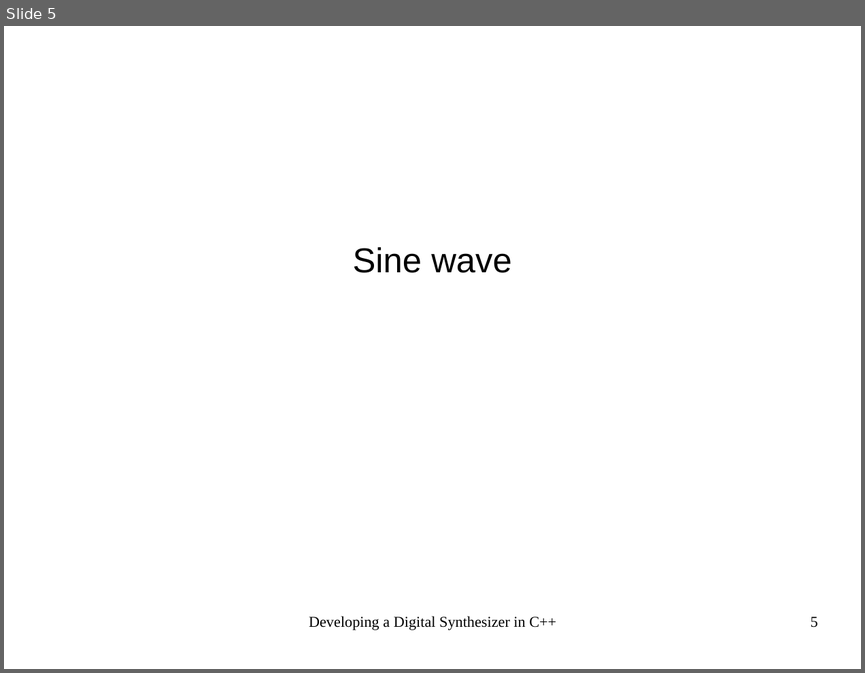
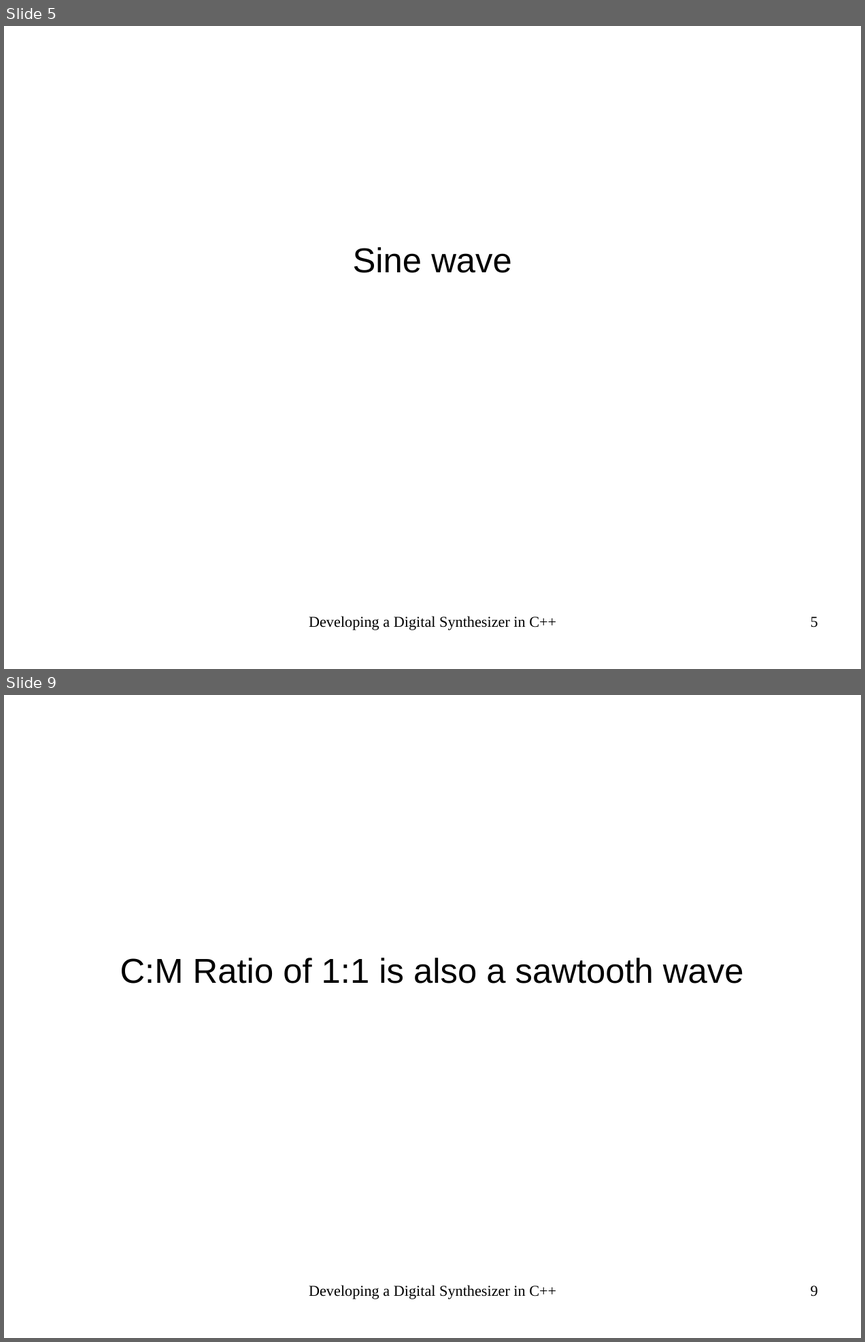
Before and after one commit to goldsborough/Matura, a slide deck: vwa/vwa.odp. Shown one above the other, each under a label of ours: slide 5 before the commit, slides 5 and 9 after it; the slides between them are not shown. The pictures are 865x673 and 865x1342 pixels, drawn with LibreOffice and Linux fonts; fonts in the diff are those of the drawing. Boxes give left, top, right and bottom in pixels: in the first picture for what was removed or moved away, otherwise in the second. Text is boxed around its words. In the diff, an @@ line names an element or a change of style, - is before the commit and + after.

```diff
--- a/vwa/vwa.odp
+++ b/vwa/vwa.odp
@@ slide 9 added at (4,695,861,1338), background #FFFFFF @@
@@ subtitle added at (120,957,744,983), 32 pt, text #000000 @@
+C:M Ratio of 1:1 is also a sawtooth wave
@@ text added at (309,1285,556,1299), 14 pt, text #000000 @@
+Developing a Digital Synthesizer in C++
@@ page number added at (810,1285,818,1296), 14 pt, text #000000 @@
+9
```
Also in this commit, not shown: 1 slide changed, 5 other slides added, 16 other files.
